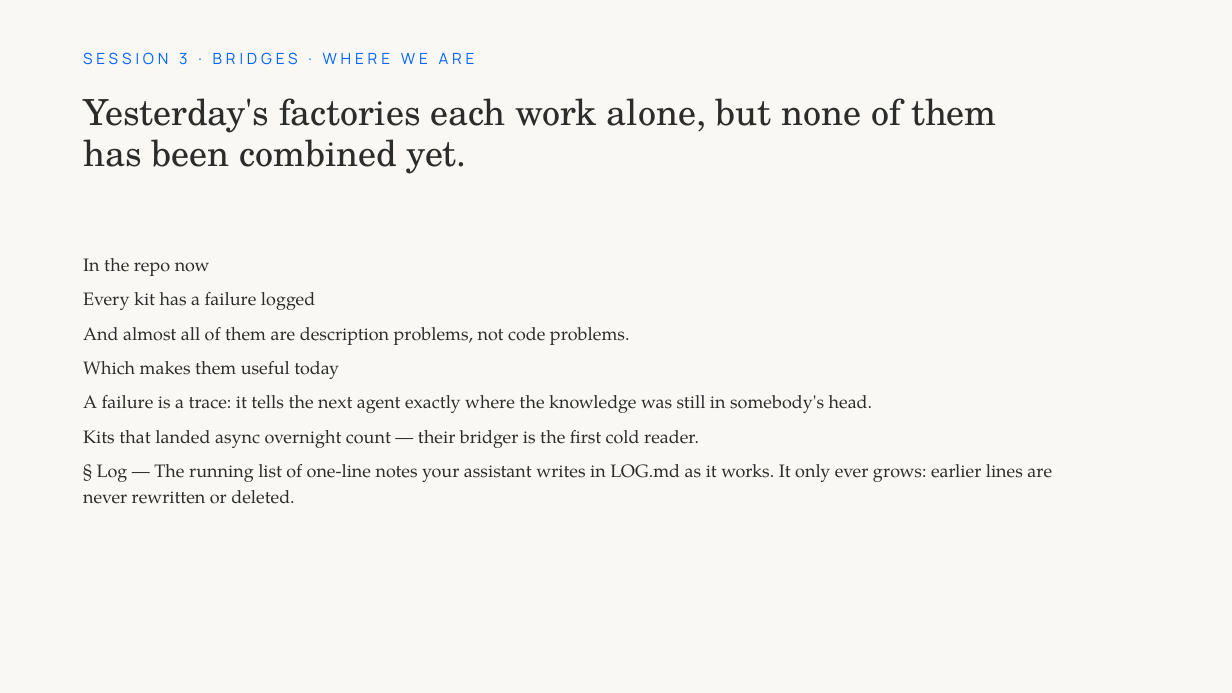
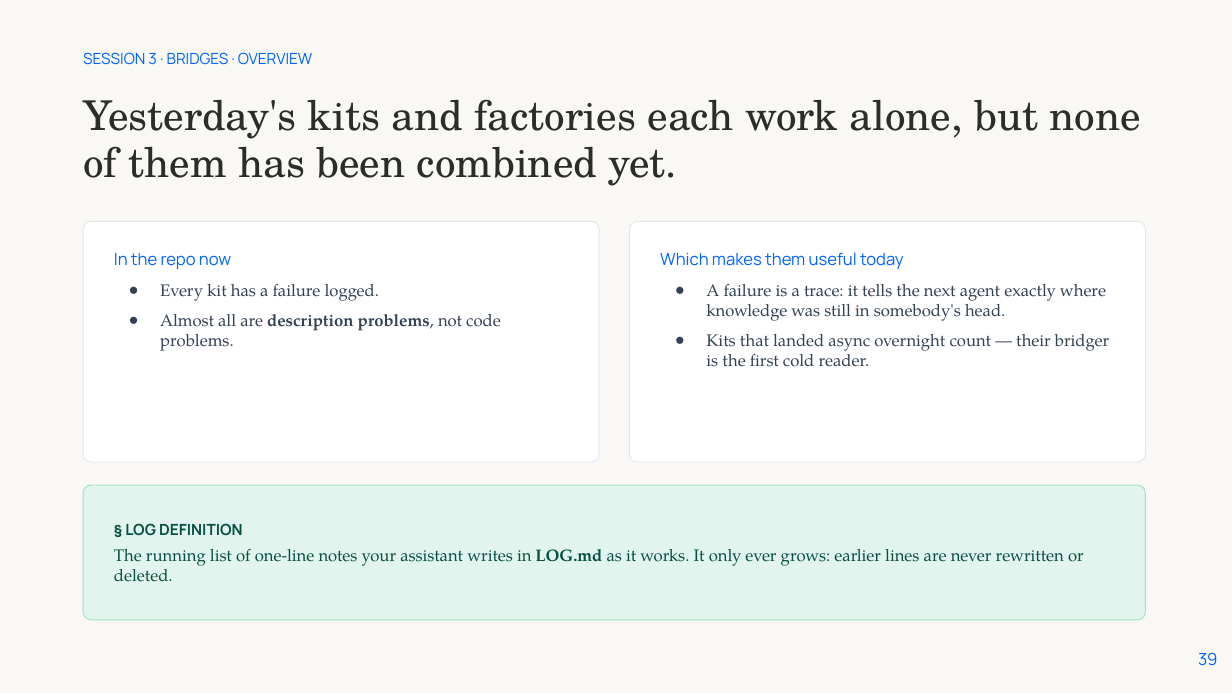
Before and after one commit to protocolvision/workshop-kitkraft, a slide deck: slide 39 of workshop-dev/slides/ai-kitcraft-slides-editable.pptx (slide 35 before the commit). Drawn at 1232x693 pixels with LibreOffice and Linux fonts; fonts in the diff are those of the drawing; background and template pictures are left out. Boxes give left, top, right and bottom in pixels: in the first picture for what was removed or moved away, otherwise in the second. Text is boxed around its words. In the diff, an @@ line names an element or a change of style, - is before the commit and + after.

```diff
--- a/workshop-dev/slides/ai-kitcraft-slides-editable.pptx
+++ b/workshop-dev/slides/ai-kitcraft-slides-editable.pptx
@@ text at (x1=83, y1=52, x2=312, y2=65): text changed @@
-SESSION 3 · BRIDGES · WHERE WE ARE
+SESSION 3 · BRIDGES · OVERVIEW
@@ title at (x1=83, y1=99, x2=1141, y2=186): text changed; size 28 to 32 pt @@
-Yesterday's factories each work alone, but none of them has been combined yet.
+Yesterday's kits and factories each work alone, but none of them has been combined yet.
@@ rounded rectangle added at (x1=83, y1=222, x2=599, y2=462), fill #FFFFFF, outline #E2E8F0 0.75 pt @@
@@ rounded rectangle added at (x1=629, y1=222, x2=1145, y2=462), fill #FFFFFF, outline #E2E8F0 0.75 pt @@
@@ text removed at (x1=83, y1=258, x2=1052, y2=504) @@
-In the repo now
-Every kit has a failure logged
-And almost all of them are description problems, not code problems.
-Which makes them useful today
-A failure is a trace: it tells the next agent exactly where the knowledge was still in somebody's head.
-Kits that landed async overnight count — their bridger is the first cold reader.
-§ Log — The running list of one-line notes your assistant writes in LOG.md as it works. It only ever grows: earlier lines are never rewritten or deleted.
@@ text added at (x1=114, y1=253, x2=501, y2=351), 13 pt, text #334155 @@
+In the repo now
+● Every kit has a failure logged.
+● Almost all are description problems, not code problems.
@@ text added at (x1=660, y1=252, x2=1109, y2=367), 13 pt, text #334155 @@
+Which makes them useful today
+● A failure is a trace: it tells the next agent exactly where knowledge was still in somebody's head.
+● Kits that landed async overnight count — their bridger is the first cold reader.
@@ rounded rectangle added at (x1=83, y1=485, x2=1146, y2=620), fill #E1F5EE, outline #9FE0C8 0.75 pt @@
@@ text added at (x1=114, y1=523, x2=1084, y2=582), 13 pt, text #085041 @@
+§ LOG DEFINITION
+The running list of one-line notes your assistant writes in LOG.md as it works. It only ever grows: earlier lines are never rewritten or deleted.
@@ page number added at (x1=1198, y1=652, x2=1218, y2=666), 13 pt, text #0064FF @@
+39
```
Also in this commit, not shown: 41 other slides changed, 14 slides added, 15 slides removed, 1 other file.
